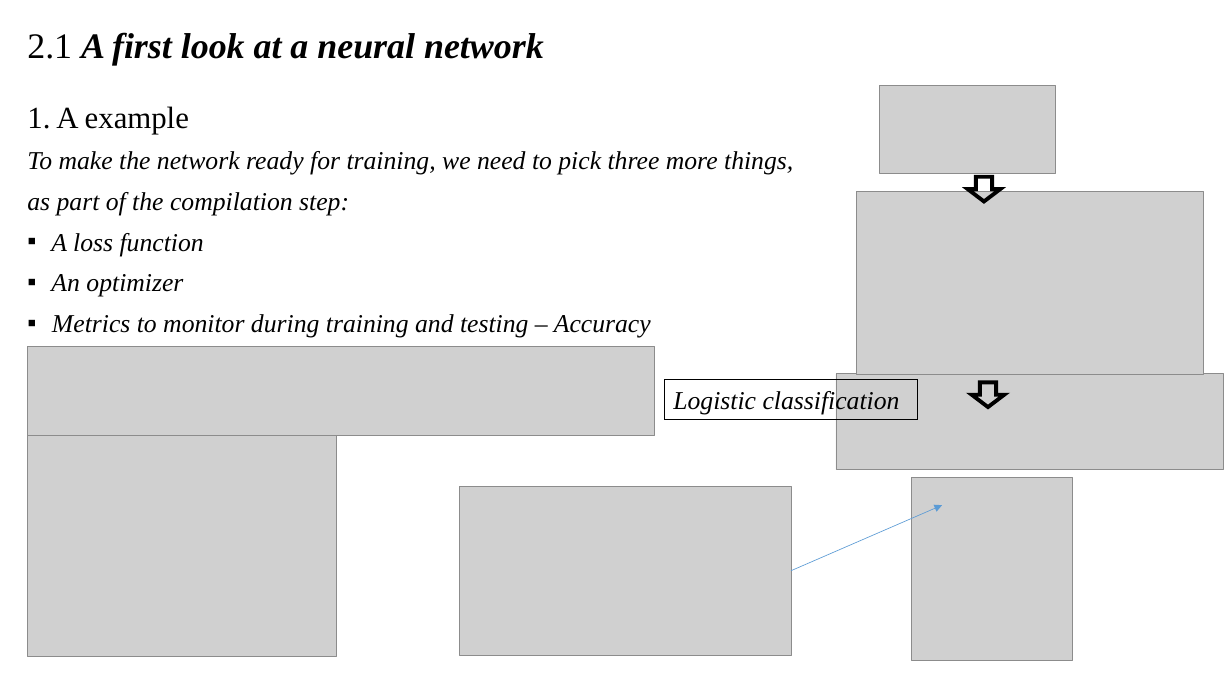
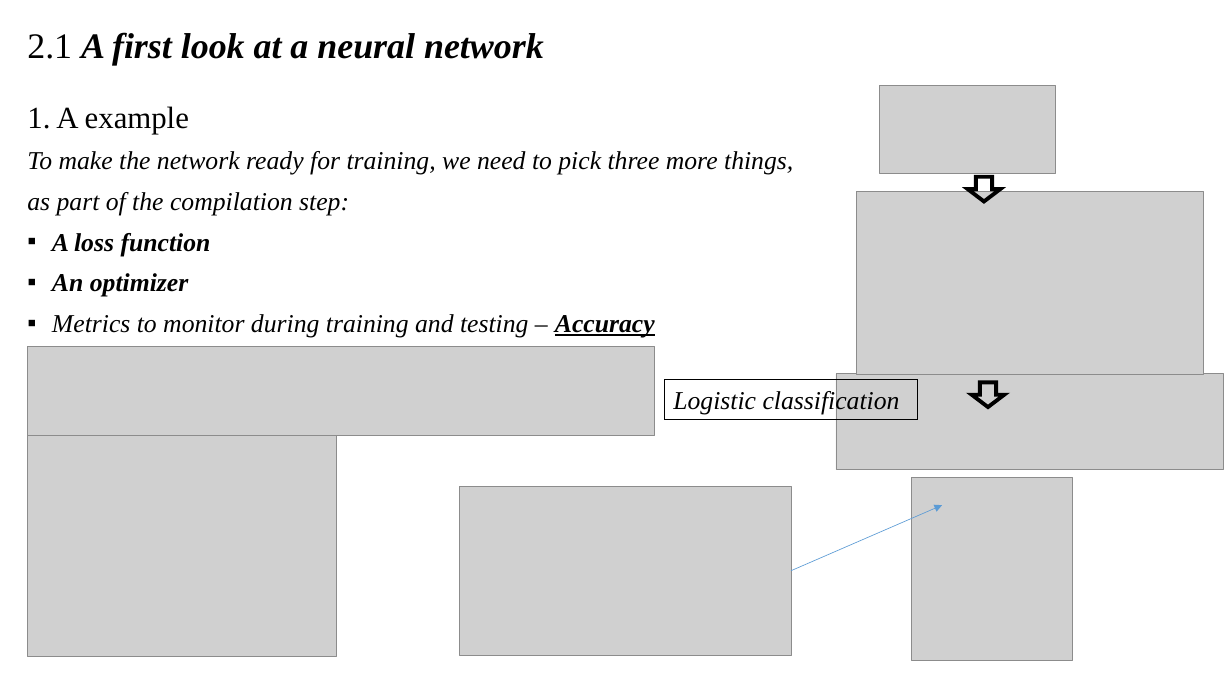
Before and after one commit to dori2063/advanced-deep-learning-2019-fall, a slide deck: slide 6 of Chapter2/First_Hosu_Lee.pptx. Drawn at 1232x693 pixels with LibreOffice and Linux fonts; fonts in the diff are those of the drawing; grey boxes stand for pictures; background and template pictures are left out. Boxes give left, top, right and bottom in pixels: in the first picture for what was removed or moved away, otherwise in the second. Text is boxed around its words. In the diff, an @@ line names an element or a change of style, - is before the commit and + after.

```diff
--- a/Chapter2/First_Hosu_Lee.pptx
+++ b/Chapter2/First_Hosu_Lee.pptx
@@ text at [52,233,655,337]: bold on in "A loss function", "An optimizer", "Accuracy"; underline on in "Accuracy" @@
```
Also in this commit, not shown: 1 other slide changed, 1 slide added.
